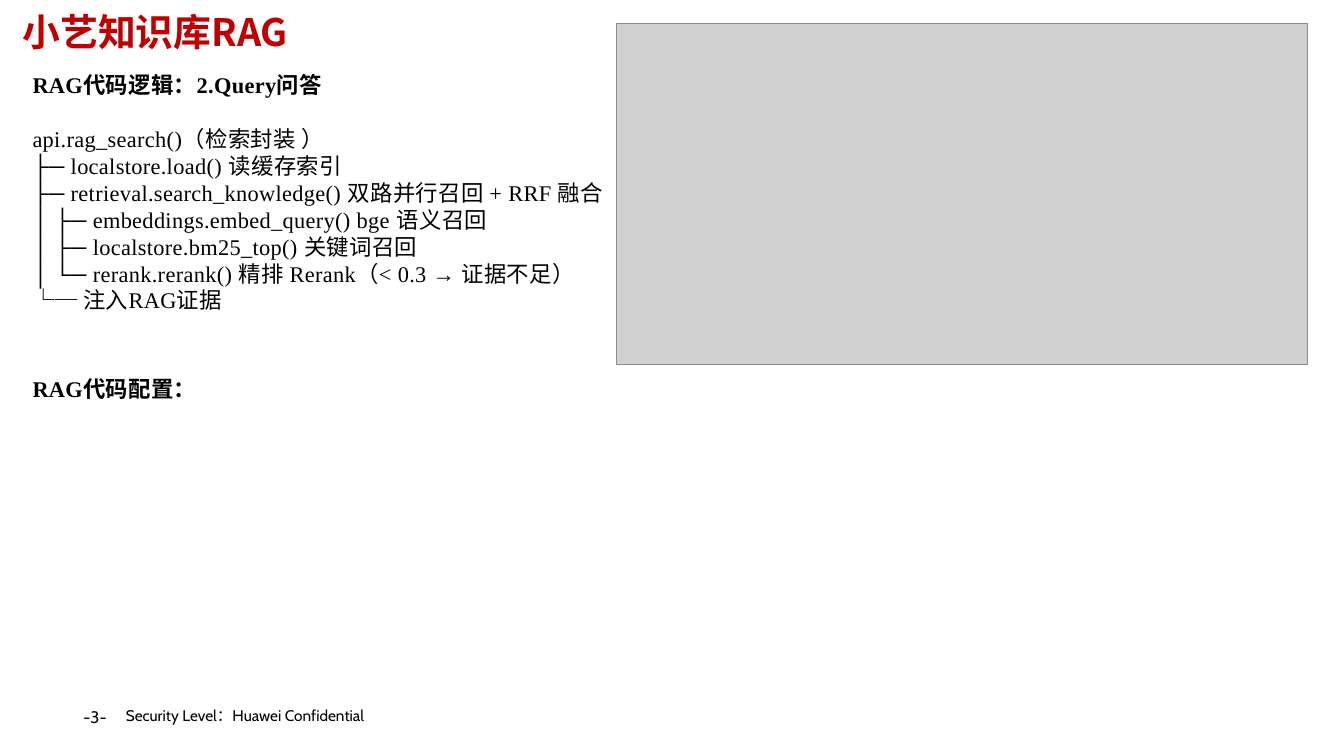
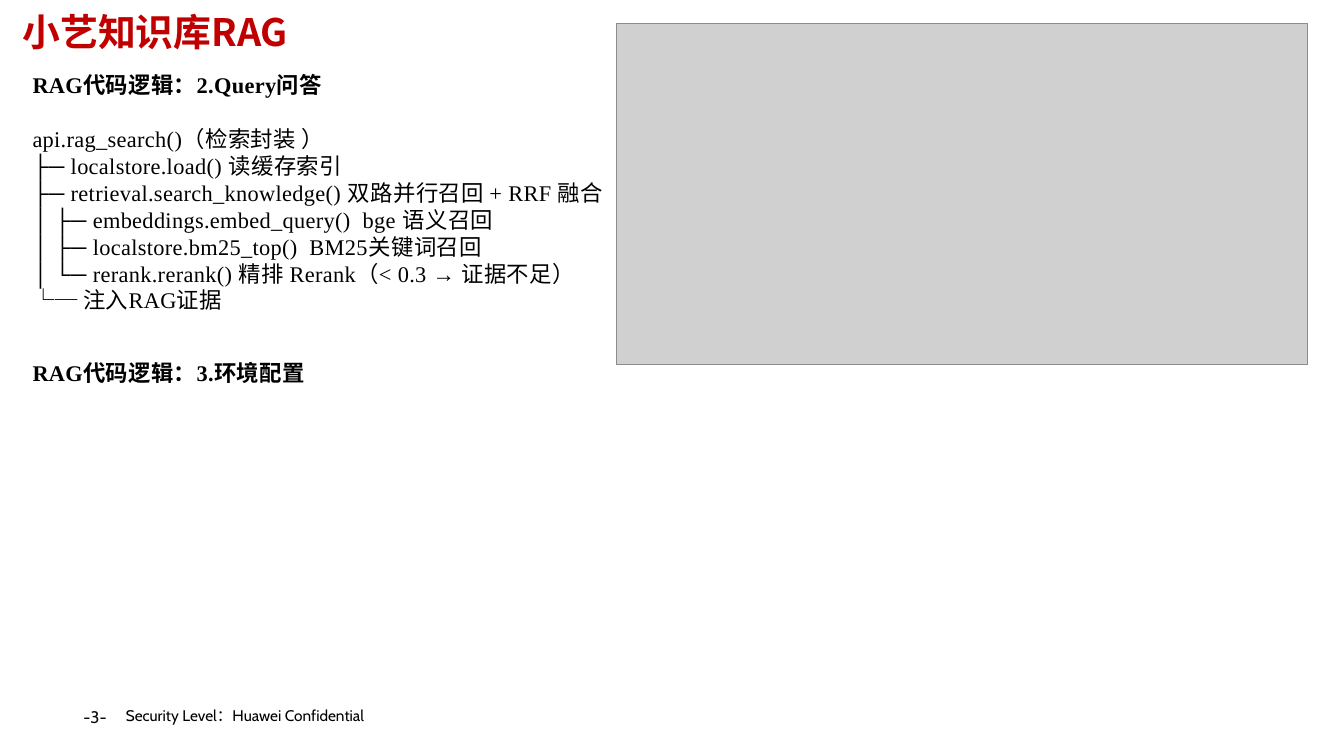
Before and after one commit to ohhhhh-hyf/myharness, a slide deck: slide 4 of 第1小组 活力方程.pptx. Drawn at 1344x756 pixels with LibreOffice and Linux fonts; fonts in the diff are those of the drawing; grey boxes stand for pictures; background and template pictures are left out. Boxes give left, top, right and bottom in pixels: in the first picture for what was removed or moved away, otherwise in the second. Text is boxed around its words. In the diff, an @@ line names an element or a change of style, - is before the commit and + after.

```diff
--- a/第1小组 活力方程.pptx
+++ b/第1小组 活力方程.pptx
@@ text at <box>93,237,481,260</box>: text changed @@
-│ ├─ localstore.bm25_top() 关键词召回
+│ ├─ localstore.bm25_top() BM25关键词召回
@@ text at <box>33,364,305,383</box>: text changed @@
-RAG代码配置：
+RAG代码逻辑：3.环境配置
```
Also in this commit, not shown: 3 other slides changed.
